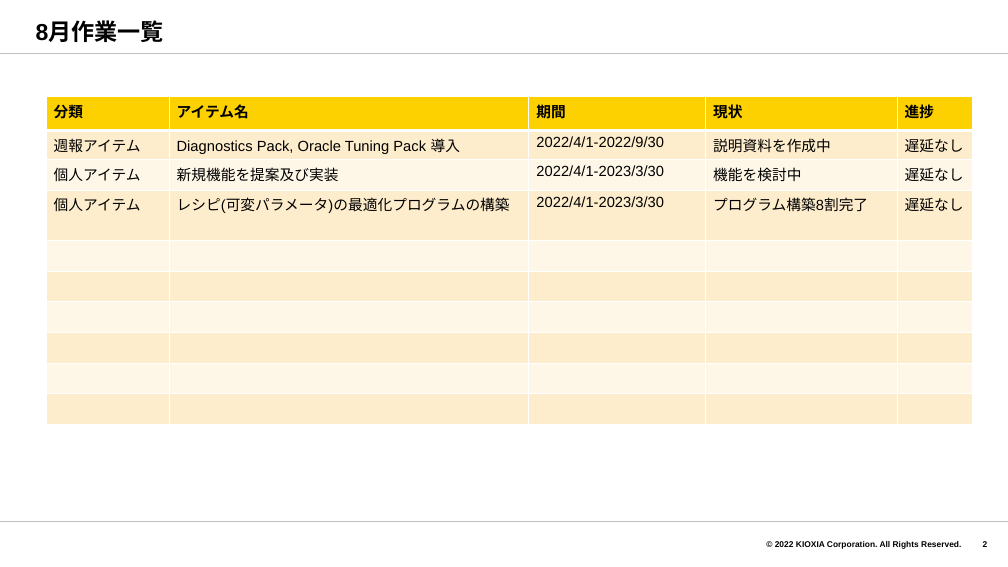
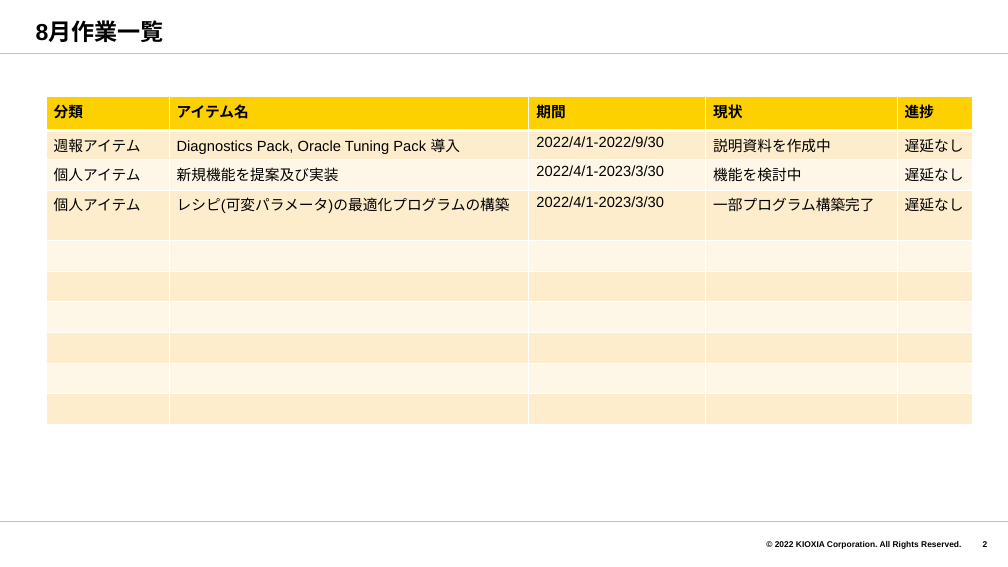
Before and after one commit to akiragm/Shared-Files, a slide deck: slide 2 of 月報_竹澤.pptx. Drawn at 1008x567 pixels with LibreOffice and Linux fonts; fonts in the diff are those of the drawing; background and template pictures are left out. Boxes give left, top, right and bottom in pixels: in the first picture for what was removed or moved away, otherwise in the second. Text is boxed around its words. In the diff, an @@ line names an element or a change of style, - is before the commit and + after.

```diff
--- a/月報_竹澤.pptx
+++ b/月報_竹澤.pptx
@@ table at [46, 97, 972, 401] @@
-row 4, column 4: プログラム構築8割完了
+row 4, column 4: 一部プログラム構築完了
```
Also in this commit, not shown: 4 other slides changed, 1 slide added.
